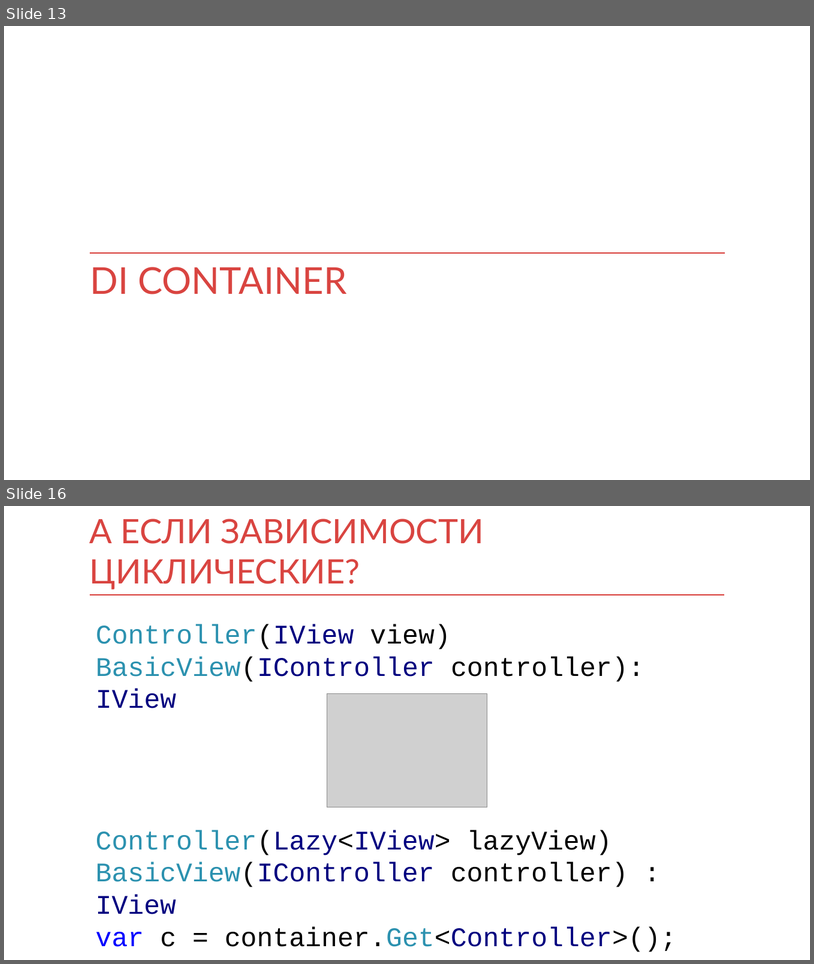
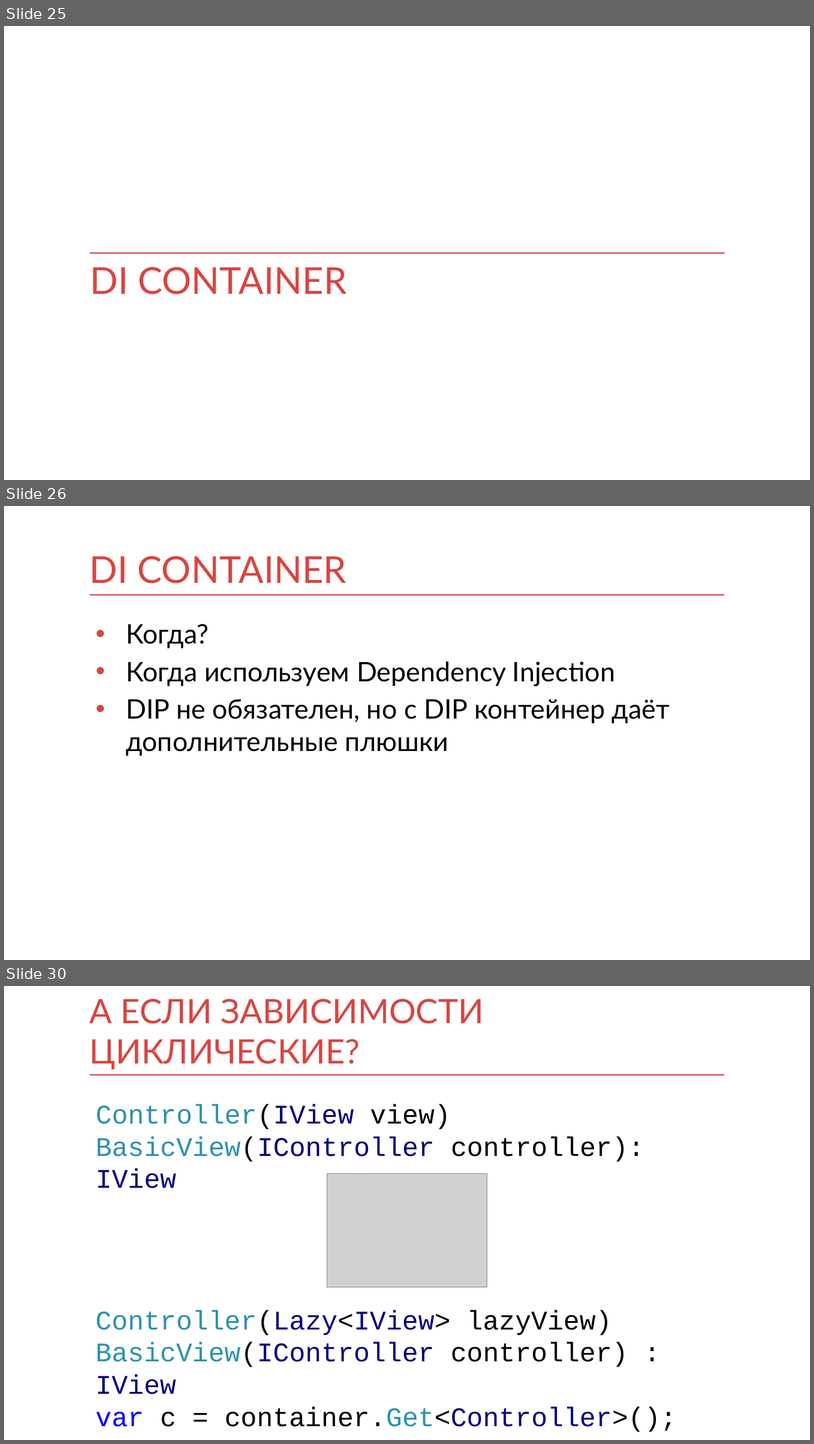
Before and after one commit to kontur-courses/di, a slide deck: di.pptx. Shown one above the other, each under a label of ours: slides 13 and 16 before the commit, slides 25, 26 and 30 after it; the slides between them are not shown. The pictures are 814x964 and 814x1444 pixels, drawn with LibreOffice and Linux fonts; fonts in the diff are those of the drawing; grey boxes stand for pictures. Boxes give left, top, right and bottom in pixels: in the first picture for what was removed or moved away, otherwise in the second. Text is boxed around its words. In the diff, an @@ line names an element or a change of style, - is before the commit and + after.

```diff
--- a/di.pptx
+++ b/di.pptx
@@ slide 26 added at [4, 506, 810, 960], background #FFFFFF; not listed: 1 template element that a slide beside it also shows @@
@@ title added at [90, 556, 347, 583], 44 pt, text #D94440 @@
+DI CONTAINER
@@ text added at [126, 624, 670, 756], 32 pt, text #000000 @@
+• Когда?
+• Когда используем Dependency Injection
+• DIP не обязателен, но с DIP контейнер даёт дополнительные плюшки
@@ what was slide 13 is now slide 25 @@
@@ what was slide 16 is now slide 30 @@
```
Also in this commit, not shown: 8 slides changed, 13 other slides added.
